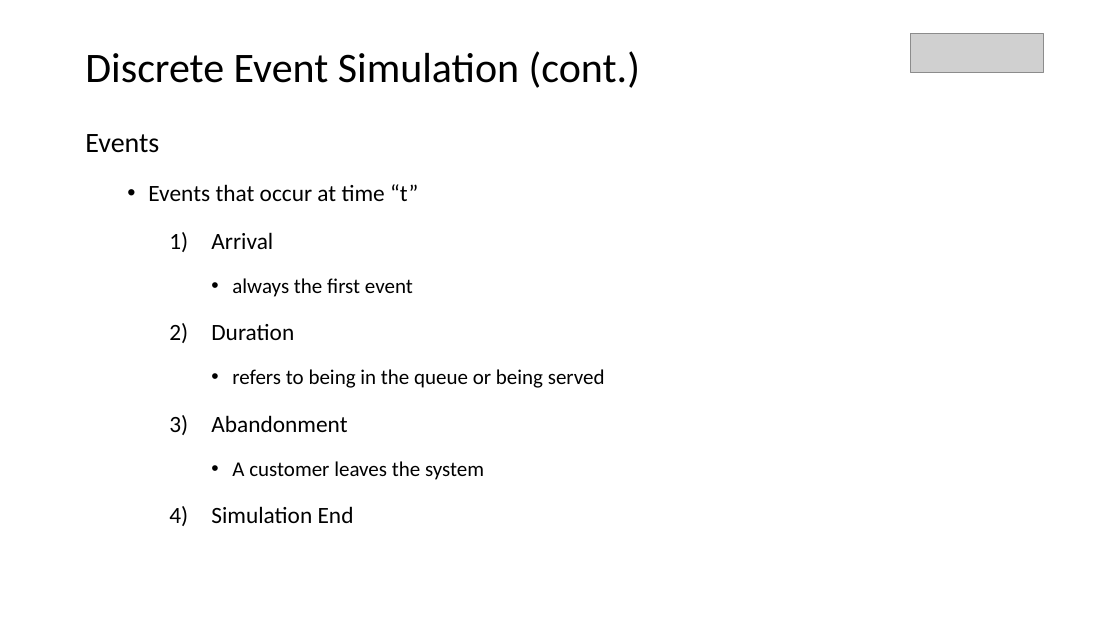
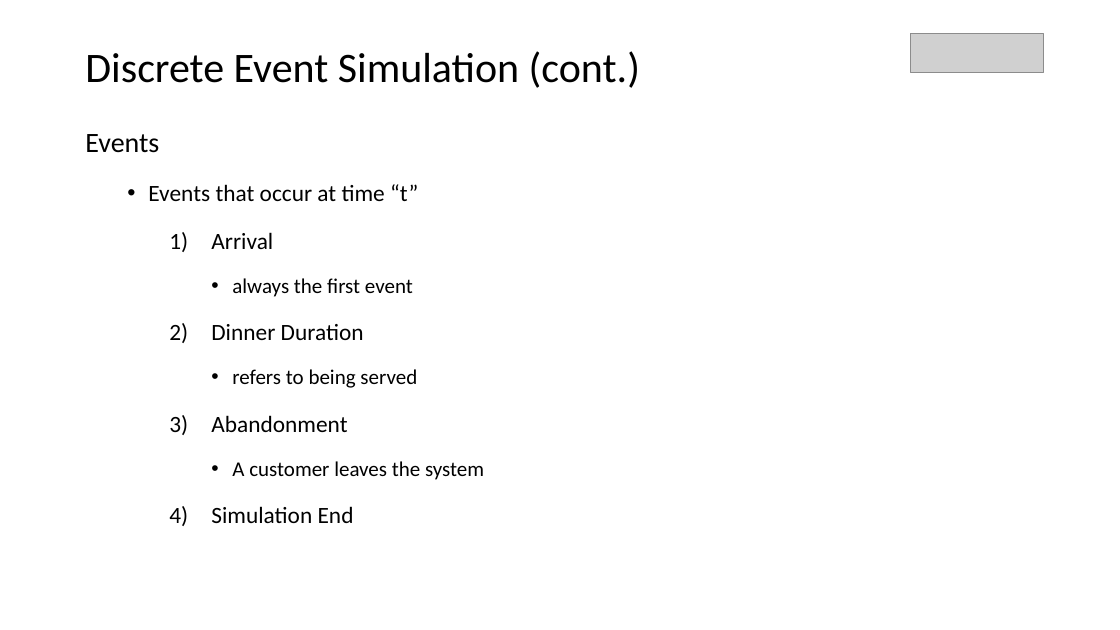
Before and after one commit to parkjan4/OptSim, a slide deck: slide 9 of Presentation.pptx. Drawn at 1120x630 pixels with LibreOffice and Linux fonts; fonts in the diff are those of the drawing; grey boxes stand for pictures. Boxes give left, top, right and bottom in pixels: in the first picture for what was removed or moved away, otherwise in the second. Text is boxed around its words. In the diff, an @@ line names an element or a change of style, - is before the commit and + after.

```diff
--- a/Presentation.pptx
+++ b/Presentation.pptx
@@ text at [211, 324, 417, 388]: text changed @@
-    2) Duration
-      • refers to being in the queue or being served
+    2) Dinner Duration
+      • refers to being served
```
Also in this commit, not shown: 5 other slides changed.
